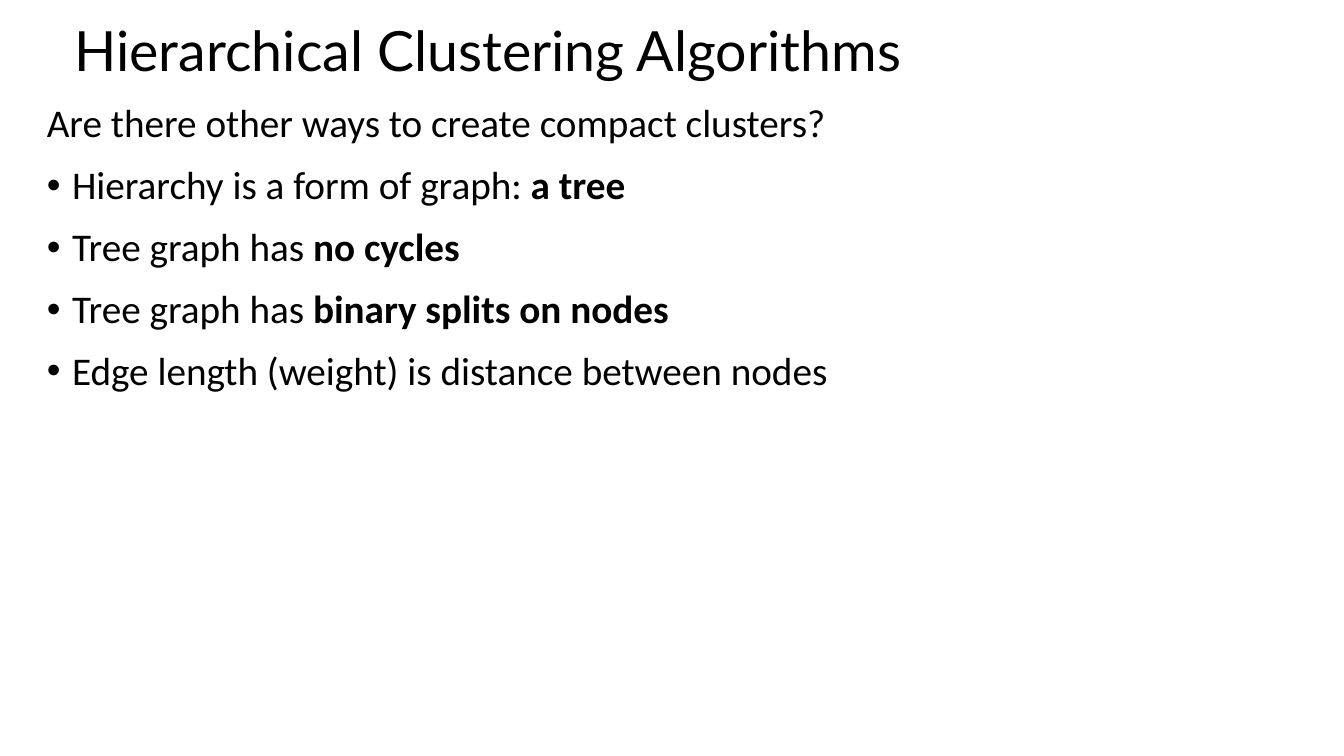
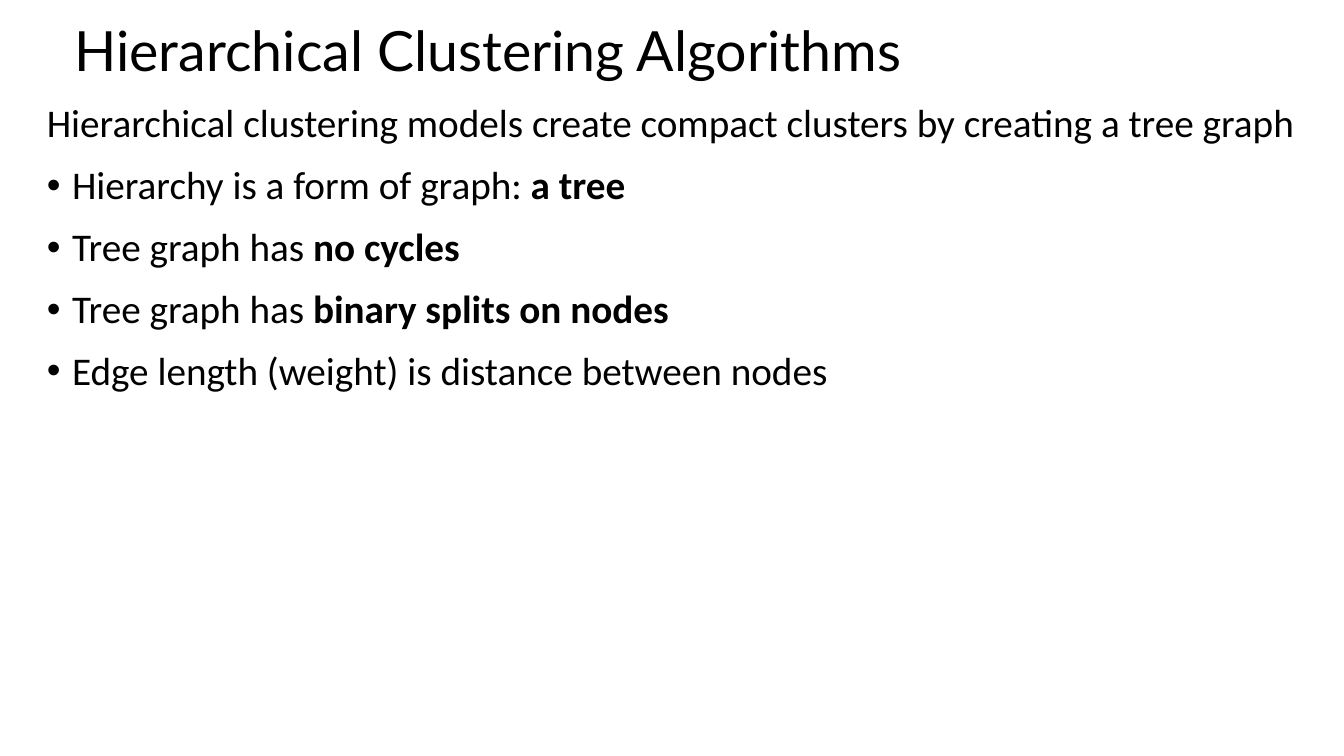
Before and after one commit to LucaComi/CSCI-E-108, a slide deck: slide 49 of slides/9_IntroductionToClustering_Part1.pptx (slide 46 before the commit). Drawn at 1344x756 pixels with LibreOffice and Linux fonts; fonts in the diff are those of the drawing. Boxes give left, top, right and bottom in pixels: in the first picture for what was removed or moved away, otherwise in the second. Text is boxed around its words. In the diff, an @@ line names an element or a change of style, - is before the commit and + after.

```diff
--- a/slides/9_IntroductionToClustering_Part1.pptx
+++ b/slides/9_IntroductionToClustering_Part1.pptx
@@ text at (47,109,1294,144): text changed @@
-Are there other ways to create compact clusters?
+Hierarchical clustering models create compact clusters by creating a tree graph
```
Also in this commit, not shown: 3 other slides changed, 3 slides added.
